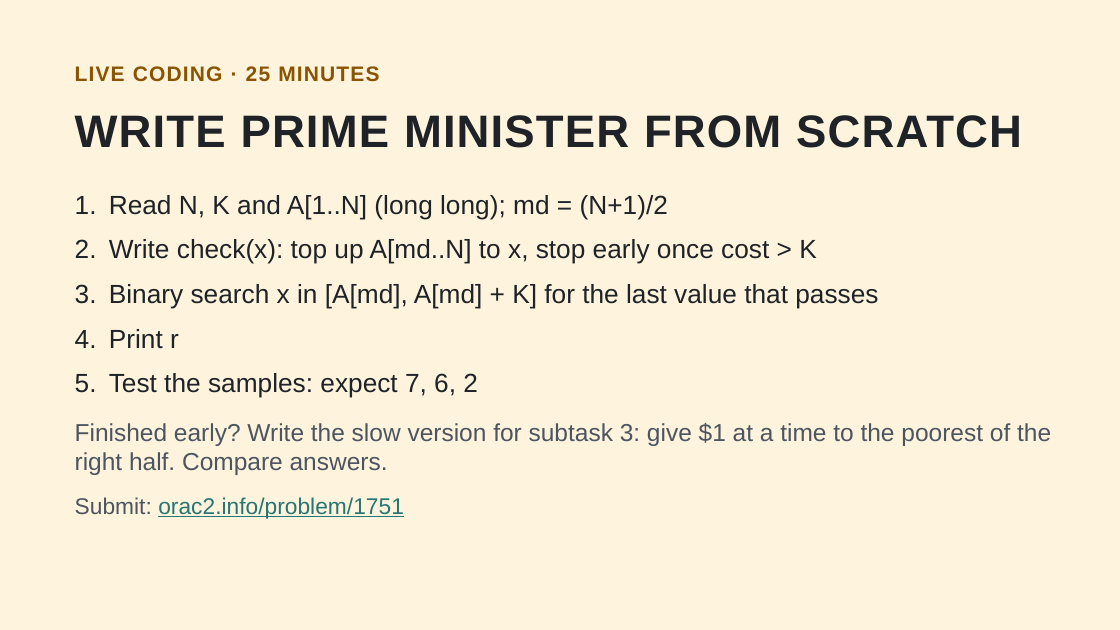
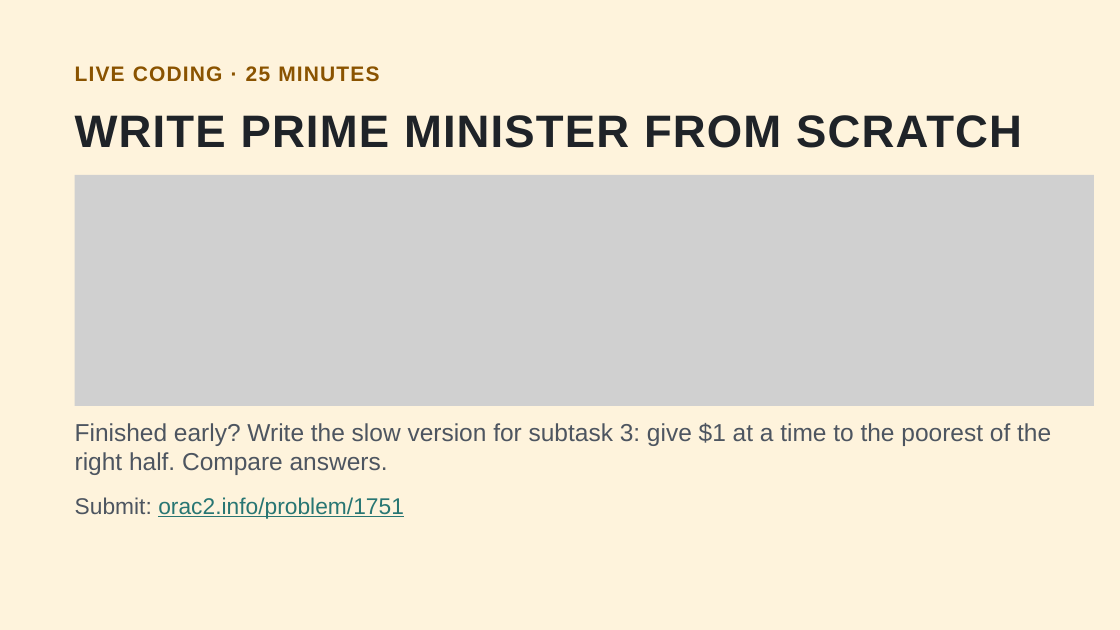
Before and after one commit to bryanbsun/AIO, a slide deck: slide 35 of AIO/P6/AIO High Achievers Camp Session 3 Greedy and the Water Level.pptx. Drawn at 1120x630 pixels with LibreOffice and Linux fonts; fonts in the diff are those of the drawing; grey boxes stand for pictures. Boxes give left, top, right and bottom in pixels: in the first picture for what was removed or moved away, otherwise in the second. Text is boxed around its words. In the diff, an @@ line names an element or a change of style, - is before the commit and + after.

```diff
--- a/AIO/P6/AIO High Achievers Camp Session 3 Greedy and the Water Level.pptx
+++ b/AIO/P6/AIO High Achievers Camp Session 3 Greedy and the Water Level.pptx
@@ picture added at (x1=75, y1=175, x2=1094, y2=406) @@
@@ text removed at (x1=75, y1=195, x2=878, y2=398) @@
-1. Read N, K and A[1..N] (long long); md = (N+1)/2
-2. Write check(x): top up A[md..N] to x, stop early once cost > K
-3. Binary search x in [A[md], A[md] + K] for the last value that passes
-4. Print r
-5. Test the samples: expect 7, 6, 2
```
Also in this commit, not shown: 34 other slides changed, 3 other files.
